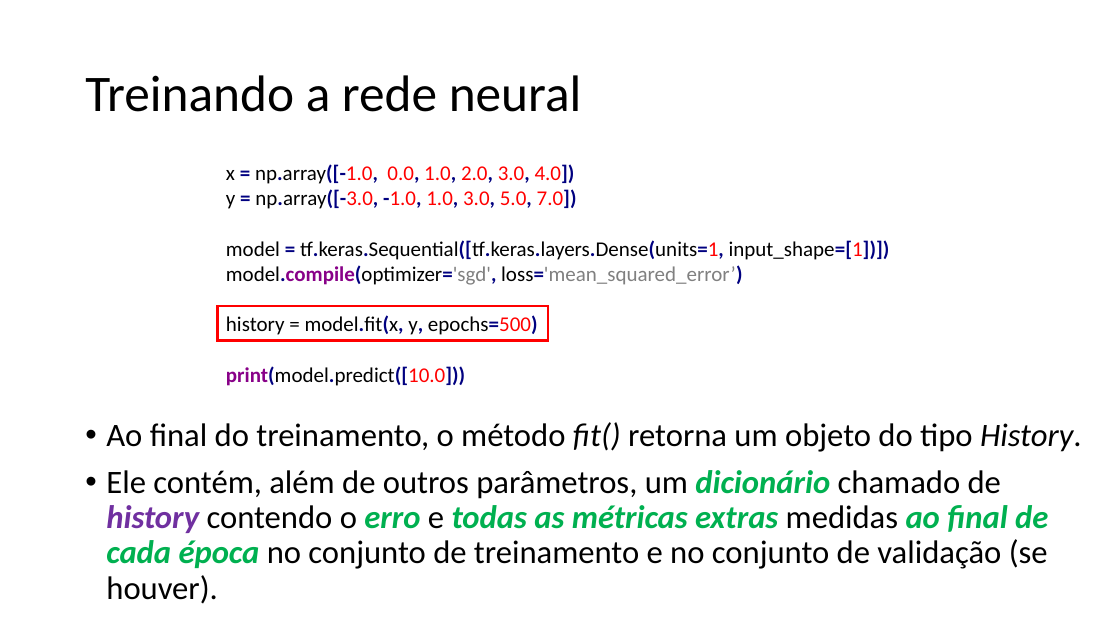
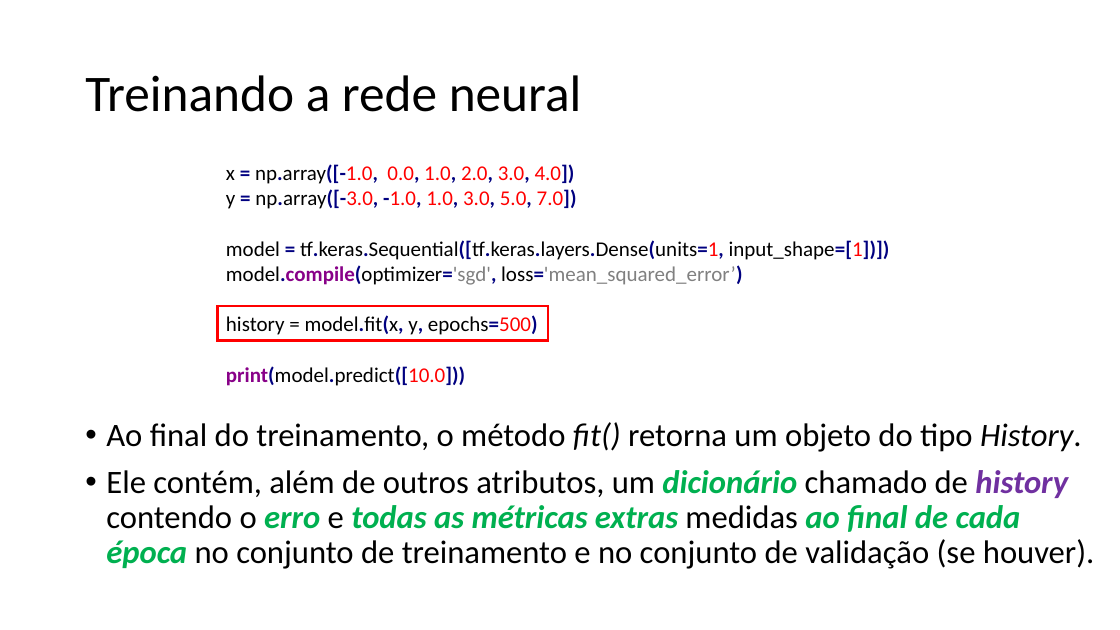
Before and after one commit to zz4fap/tp557-iot-ml, a slide deck: slide 26 of slides/TP557_7_Regressão_com_DNNs_parte_I.pptx. Drawn at 1120x630 pixels with LibreOffice and Linux fonts; fonts in the diff are those of the drawing. Boxes give left, top, right and bottom in pixels: in the first picture for what was removed or moved away, otherwise in the second. Text is boxed around its words. In the diff, an @@ line names an element or a change of style, - is before the commit and + after.

```diff
--- a/slides/TP557_7_Regressão_com_DNNs_parte_I.pptx
+++ b/slides/TP557_7_Regressão_com_DNNs_parte_I.pptx
@@ text at bbox=[106, 470, 1095, 569]: text changed @@
-• Ele contém, além de outros parâmetros, um dicionário chamado de history contendo o erro e todas as métricas extras medidas ao final de cada época no conjunto de treinamento e no conjunto de validação (se houver).
+• Ele contém, além de outros atributos, um dicionário chamado de history contendo o erro e todas as métricas extras medidas ao final de cada época no conjunto de treinamento e no conjunto de validação (se houver).
```
Also in this commit, not shown: 7 other slides changed, 2 other files.
